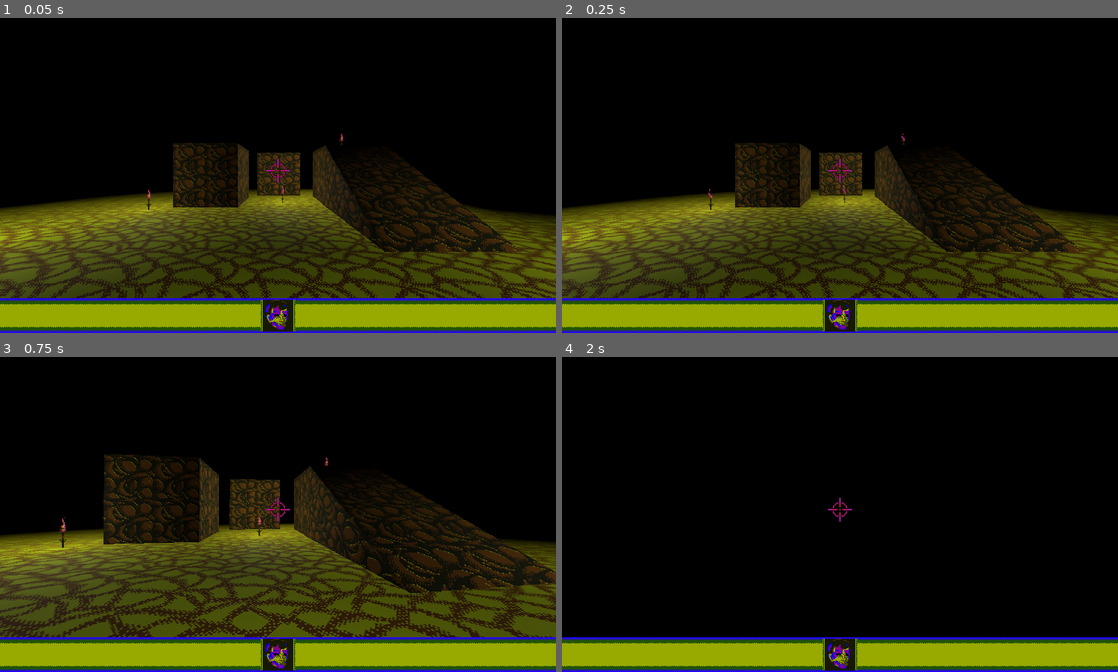
Above: before the commit, frames 1-4 (two rows, left to right).
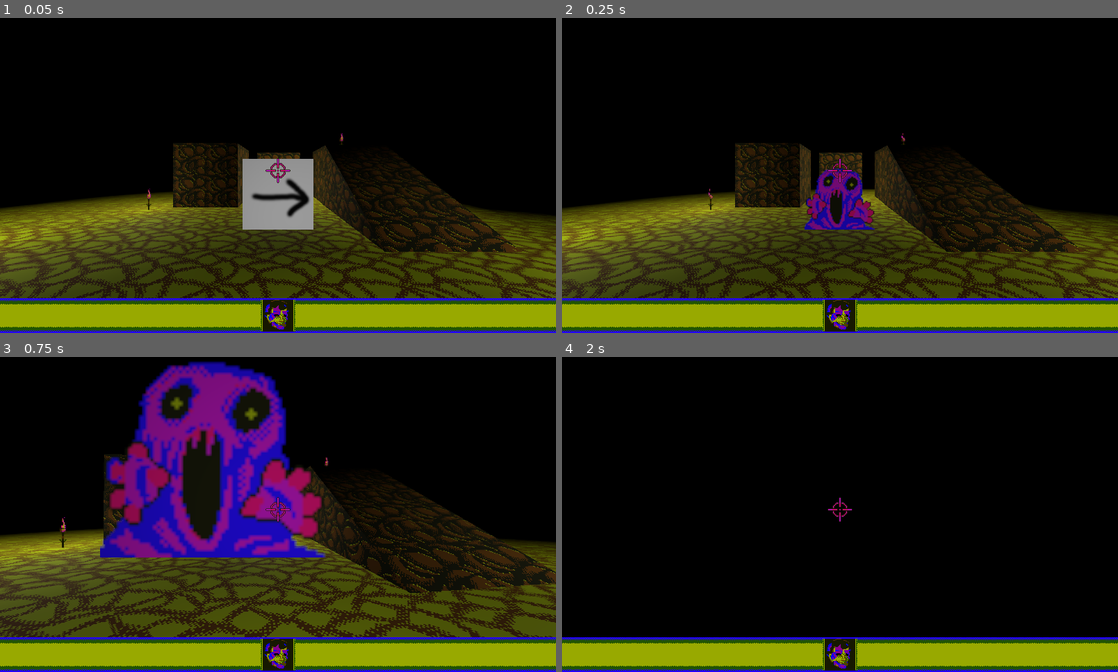
Above: after the commit, the same moments.

Repository: JuhoHeiskanen/fgj2023
Game: Godot game, scene res://JuhonTestiSkene.tscn
Same seed, same stepped clock (60 frames per second), same inputs: the game is played once before the commit and once after it. This scene is started directly instead of the project's main scene.
Inputs (mouse positions are in pixels of both pictures, inside the frame that each line leads up to):
- Up to frame 1 (0.05 s): no input
- Up to frame 2 (0.25 s): no input
- Up to frame 3 (0.75 s): tap Enter at 0.5 s; move the mouse to (305, 508) at 0.52 s; hold W (move_forward) from 0.53 s (still down); hold Ctrl (crouch) from 0.53 s (still down)
- Up to frame 4 (2 s): keep holding W (move_forward); tap Space (jump) at 0.77, 1.52 s; move the mouse to (812, 511) at 1.27 s; release Ctrl (crouch) at 1.28 s; tap Shift (sprint) at 1.35 s

The runs differ from the first frame. In frame 1, 2.8% of the frame differs, in the area x 43-57%, y 44-68%; in frame 2, 1.8%; in frame 3, 17%, in the area x 18-59%, y 1-64%; in frame 4, nothing differs.

Commit message:
feat: implement 4way monster sprite

Diff:
--- a/JuhonTestiSkene.tscn
+++ b/JuhonTestiSkene.tscn
@@ -7,6 +7,8 @@
 [ext_resource path="res://Resources/3d_sprites/hudskull.png" type="Texture" id=5]
 [ext_resource path="res://Prefabs/Torch.tscn" type="PackedScene" id=6]
 [ext_resource path="res://Environments/void.tres" type="Environment" id=7]
+[ext_resource path="res://Prefabs/MonsterSprite.tscn" type="PackedScene" id=8]
+[ext_resource path="res://Resources/3d_sprites/menemy_4sheet.png" type="Texture" id=9]
 
 [sub_resource type="CubeMesh" id=1]
 size = Vector3( 24, 2, 24 )
@@ -43,6 +45,11 @@
 flags_transparent = true
 params_billboard_mode = 2
 albedo_texture = ExtResource( 5 )
+
+[sub_resource type="AtlasTexture" id=14]
+flags = 4
+atlas = ExtResource( 9 )
+region = Rect2( 0, 0, 64, 64 )
 
 [node name="JuhonTestiSkene" type="Spatial"]
 
@@ -106,26 +113,31 @@
 
 [node name="Skeleton_Eyesbleed" type="MeshInstance" parent="."]
 transform = Transform( 1, 0, 0, 0, 1, 0, 0, 0, 1, 0, 2, 0 )
+visible = false
 mesh = SubResource( 5 )
 material/0 = SubResource( 6 )
 
 [node name="Skeleton_Eyesbleed2" type="MeshInstance" parent="."]
 transform = Transform( 1, 0, 0, 0, 1, 0, 0, 0, 1, 1.52976, 2, 0 )
+visible = false
 mesh = SubResource( 5 )
 material/0 = SubResource( 13 )
 
 [node name="Skeleton_Eyesbleed3" type="MeshInstance" parent="."]
 transform = Transform( 1, 0, 0, 0, 1, 0, 0, 0, 1, 1.52976, 2, 1.45828 )
+visible = false
 mesh = SubResource( 5 )
 material/0 = SubResource( 6 )
 
 [node name="Skeleton_Eyesbleed4" type="MeshInstance" parent="."]
 transform = Transform( 1, 0, 0, 0, 1, 0, 0, 0, 1, 0.206313, 2, 1.45828 )
+visible = false
 mesh = SubResource( 5 )
 material/0 = SubResource( 6 )
 
 [node name="Skeleton_Eyesbleed5" type="MeshInstance" parent="."]
 transform = Transform( 1, 0, 0, 0, 1, 0, 0, 0, 1, 0.206313, 2, 1.45828 )
+visible = false
 mesh = SubResource( 5 )
 material/0 = SubResource( 6 )
 
@@ -149,3 +161,7 @@
 
 [node name="Spatial6" parent="." instance=ExtResource( 6 )]
 transform = Transform( 1, 0, 0, 0, 1, 0, 0, 0, 1, 2.51503, 3.03089, -6.44445 )
+
+[node name="MonsterSprite" parent="." instance=ExtResource( 8 )]
+transform = Transform( 1, 0, 0, 0, 1, 0, 0, 0, 1, 0, 1.97707, -1.46905 )
+front = SubResource( 14 )
--- /dev/null
+++ b/Materials/monster_sprite_material.tres
@@ -0,0 +1,3 @@
+[gd_resource type="ShaderMaterial" format=2]
+
+[resource]
--- /dev/null
+++ b/Prefabs/MonsterSprite.tscn
@@ -0,0 +1,22 @@
+[gd_scene load_steps=7 format=2]
+
+[ext_resource path="res://Scripts/MonsterSprite.gd" type="Script" id=1]
+[ext_resource path="res://Resources/apua/right.png" type="Texture" id=2]
+[ext_resource path="res://Resources/apua/back.png" type="Texture" id=3]
+[ext_resource path="res://Resources/apua/left.png" type="Texture" id=4]
+[ext_resource path="res://Resources/apua/front.png" type="Texture" id=5]
+
+[sub_resource type="ImageTexture" id=1]
+size = Vector2( 96, 96 )
+
+[node name="MonsterSprite" type="Sprite3D"]
+transform = Transform( 1, 0, 0, 0, 1, 0, 0, 0, 1, 0, 0.5, 0 )
+billboard = 2
+shaded = true
+double_sided = false
+texture = SubResource( 1 )
+script = ExtResource( 1 )
+front = ExtResource( 5 )
+back = ExtResource( 3 )
+right = ExtResource( 2 )
+left = ExtResource( 4 )
--- /dev/null
+++ b/Scripts/MonsterSprite.gd
@@ -0,0 +1,43 @@
+extends Sprite3D
+
+
+# Declare member variables here. Examples:
+# var a: int = 2
+# var b: String = "text"
+
+export var front: Texture
+export var back: Texture
+export var right: Texture
+export var left: Texture
+
+onready var player: Node = $"../Player"
+onready var yaw: Node = $"../Player/Yaw"
+
+export var angle: float
+
+# Called when the node enters the scene tree for the first time.
+func _ready() -> void:
+	pass # Replace with function body.
+
+
+# Called every frame. 'delta' is the elapsed time since the previous frame.
+func _process(delta: float) -> void:
+	var rot = angle - PI / 4
+	if yaw:
+		rot += yaw.rotation.y
+	rot = fmod(rot, 2 * PI)
+	if rot < 0:
+		rot += 2 * PI
+
+	if rot < PI/2:
+		self.texture = front
+	elif rot < PI:
+		self.texture = right
+	elif rot < 3*PI/2:
+		self.texture = back
+	else:
+		self.texture = left
+
+func _physics_process(delta: float):
+	self.angle += PI * delta
+	pass
--- a/Shaders/hp_shader.tres
+++ b/Shaders/hp_shader.tres
@@ -88,7 +88,7 @@
 
 }
 "
-graph_offset = Vector2( -404.128, 213.181 )
+graph_offset = Vector2( -140, -7 )
 mode = 1
 flags/light_only = false
 nodes/fragment/0/position = Vector2( 1120, 240 )
--- a/project.godot
+++ b/project.godot
@@ -11,7 +11,7 @@
 [application]
 
 config/name="FGJ23"
-run/main_scene="res://Prefabs/dungeons/dungeon.tscn"
+run/main_scene="res://Prefabs/RoomsGenerator.tscn"
 config/icon="res://icon.png"
 
 [gui]
Not shown: 1 places in JuhonTestiSkene.tscn that only renumber resources
Binary file added: Resources/apua/back.png
Not shown, added: Resources/apua/back.png.import
Binary file added: Resources/apua/front.png
Not shown, added: Resources/apua/front.png.import
Binary file added: Resources/apua/left.png
Not shown, added: Resources/apua/left.png.import
Binary file added: Resources/apua/right.png
Not shown, added: Resources/apua/right.png.import
